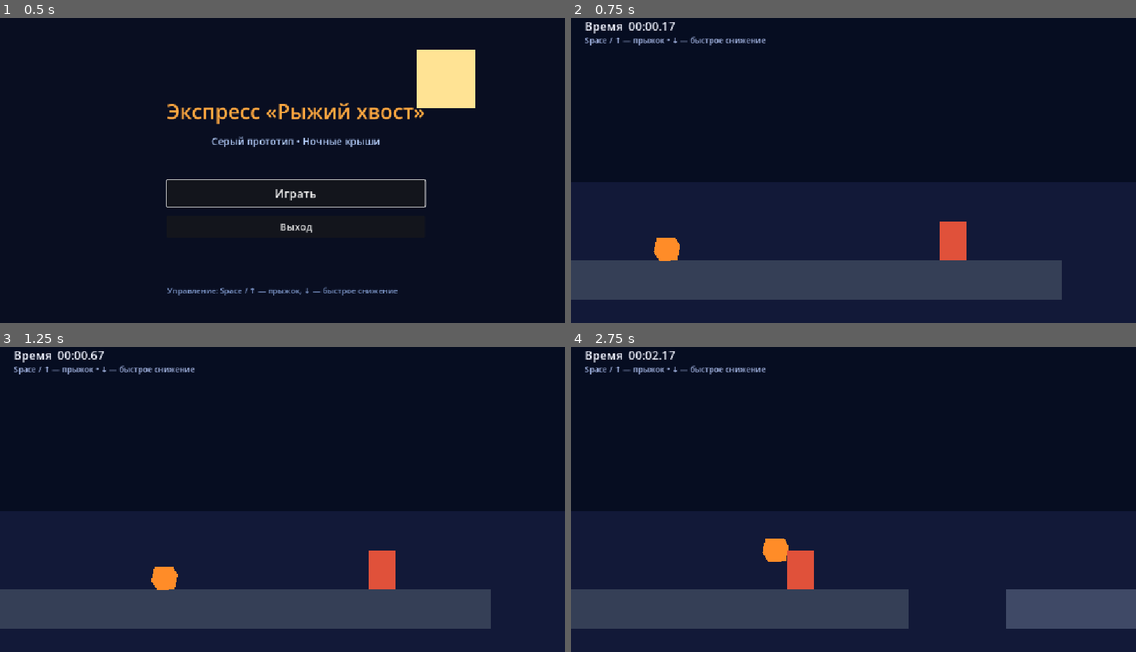
Above: before the commit, frames 1-4 (two rows, left to right).
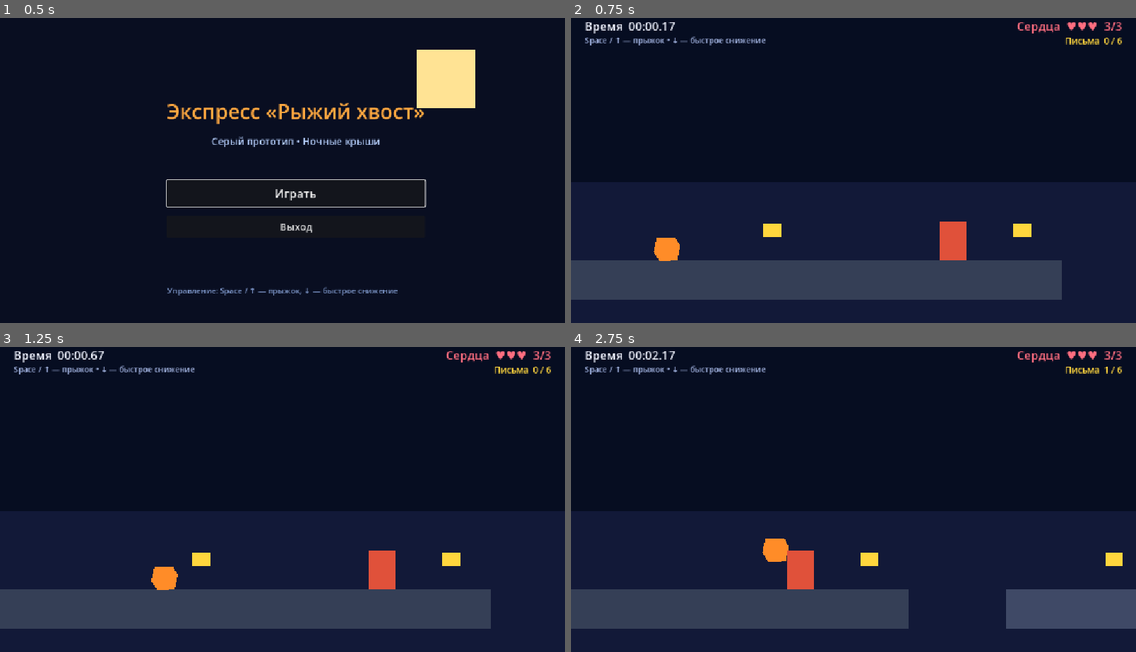
Above: after the commit, the same moments.

Repository: slug85/cat-game
Game: Godot game, scene res://scenes/main_menu.tscn
The game is run twice, just before and just after one commit, with the same random seed, the same clock (stepped at 60 frames per second) and the same inputs.
Inputs:
- Up to frame 1 (0.5 s): no input
- Up to frame 2 (0.75 s): click "Играть" at 0.5 s
- Up to frame 3 (1.25 s): no input
- Up to frame 4 (2.75 s): tap Enter (ui_accept) at 1.25, 2.1, 2.27, 2.57 s; hold Enter (ui_accept) 1.28-2.03 s; hold Up (ui_up) from 1.28 s (still down)

Frame 1 is identical in both runs. In frame 2, 0.7% of the frame differs, in the area x 34-98%, y 1-72%; in frame 3, 0.7%; in frame 4, 0.7%.

Commit message:
Add health collectibles and debug logging

Diff:
--- a/project.godot
+++ b/project.godot
@@ -18,6 +18,7 @@
 [autoload]
 
 GameState="*res://scripts/game_state.gd"
+DebugLog="*res://scripts/debug_log.gd"
 
 [display]
 
--- a/scenes/level_01.tscn
+++ b/scenes/level_01.tscn
@@ -1,7 +1,8 @@
-[gd_scene load_steps=9 format=3]
-
-[ext_resource type="Script" path="res://scripts/level_01.gd" id="1_level"]
-[ext_resource type="Script" path="res://scripts/player.gd" id="2_player"]
+[gd_scene format=3 uid="uid://c818w4vd56xuk"]
+
+[ext_resource type="Script" uid="uid://d2nb1d1rldevr" path="res://scripts/level_01.gd" id="1_level"]
+[ext_resource type="Script" uid="uid://7abpcspedoij" path="res://scripts/player.gd" id="2_player"]
+[ext_resource type="Script" uid="uid://h4dgac7bgn1p" path="res://scripts/collectible.gd" id="3_collectible"]
 
 [sub_resource type="RectangleShape2D" id="RoofShapeLong"]
 size = Vector2(1000, 80)
@@ -18,100 +19,206 @@
 [sub_resource type="RectangleShape2D" id="ObstacleShape"]
 size = Vector2(54, 80)
 
+[sub_resource type="RectangleShape2D" id="PuddleShape"]
+size = Vector2(112, 24)
+
+[sub_resource type="CircleShape2D" id="CollectibleShape"]
+radius = 18.0
+
 [sub_resource type="RectangleShape2D" id="FinishShape"]
 size = Vector2(36, 260)
 
-[node name="Level01" type="Node2D"]
+[node name="Level01" type="Node2D" unique_id=421862357]
 script = ExtResource("1_level")
 
-[node name="Background" type="CanvasLayer" parent="."]
+[node name="Background" type="CanvasLayer" parent="." unique_id=377721313]
 layer = -1
 
-[node name="Sky" type="ColorRect" parent="Background"]
+[node name="Sky" type="ColorRect" parent="Background" unique_id=979155621]
 offset_right = 1152.0
 offset_bottom = 648.0
 color = Color(0.025, 0.05, 0.13, 1)
 
-[node name="Horizon" type="ColorRect" parent="Background"]
+[node name="Horizon" type="ColorRect" parent="Background" unique_id=1616766204]
 offset_top = 360.0
 offset_right = 1152.0
 offset_bottom = 648.0
 color = Color(0.07, 0.1, 0.22, 1)
 
-[node name="RoofStart" type="StaticBody2D" parent="."]
+[node name="RoofStart" type="StaticBody2D" parent="." unique_id=1225398770]
 position = Vector2(500, 560)
 
-[node name="Visual" type="Polygon2D" parent="RoofStart"]
+[node name="Visual" type="Polygon2D" parent="RoofStart" unique_id=475863054]
+color = Color(0.21, 0.25, 0.34, 1)
 polygon = PackedVector2Array(-500, -40, 500, -40, 500, 40, -500, 40)
+
+[node name="CollisionShape2D" type="CollisionShape2D" parent="RoofStart" unique_id=1641387439]
+shape = SubResource("RoofShapeLong")
+
+[node name="RoofMiddle" type="StaticBody2D" parent="." unique_id=1556087532]
+position = Vector2(1650, 560)
+
+[node name="Visual" type="Polygon2D" parent="RoofMiddle" unique_id=1521858127]
+color = Color(0.25, 0.29, 0.4, 1)
+polygon = PackedVector2Array(-450, -40, 450, -40, 450, 40, -450, 40)
+
+[node name="CollisionShape2D" type="CollisionShape2D" parent="RoofMiddle" unique_id=671111047]
+shape = SubResource("RoofShapeMedium")
+
+[node name="RoofEnd" type="StaticBody2D" parent="." unique_id=244515489]
+position = Vector2(2700, 560)
+
+[node name="Visual" type="Polygon2D" parent="RoofEnd" unique_id=1642691476]
 color = Color(0.21, 0.25, 0.34, 1)
-
-[node name="CollisionShape2D" type="CollisionShape2D" parent="RoofStart"]
-shape = SubResource("RoofShapeLong")
-
-[node name="RoofMiddle" type="StaticBody2D" parent="."]
-position = Vector2(1650, 560)
-
-[node name="Visual" type="Polygon2D" parent="RoofMiddle"]
-polygon = PackedVector2Array(-450, -40, 450, -40, 450, 40, -450, 40)
-color = Color(0.25, 0.29, 0.4, 1)
-
-[node name="CollisionShape2D" type="CollisionShape2D" parent="RoofMiddle"]
-shape = SubResource("RoofShapeMedium")
-
-[node name="RoofEnd" type="StaticBody2D" parent="."]
-position = Vector2(2700, 560)
-
-[node name="Visual" type="Polygon2D" parent="RoofEnd"]
 polygon = PackedVector2Array(-460, -40, 460, -40, 460, 40, -460, 40)
-color = Color(0.21, 0.25, 0.34, 1)
-
-[node name="CollisionShape2D" type="CollisionShape2D" parent="RoofEnd"]
+
+[node name="CollisionShape2D" type="CollisionShape2D" parent="RoofEnd" unique_id=1701804267]
 shape = SubResource("RoofShapeEnd")
 
-[node name="Player" type="CharacterBody2D" parent="."]
+[node name="Player" type="CharacterBody2D" parent="." unique_id=846778430]
 position = Vector2(150, 480)
 script = ExtResource("2_player")
 
-[node name="Visual" type="Polygon2D" parent="Player"]
+[node name="Visual" type="Polygon2D" parent="Player" unique_id=2094352798]
+color = Color(1, 0.55, 0.16, 1)
 polygon = PackedVector2Array(-22, -24, 16, -24, 26, -8, 20, 22, -16, 24, -28, 5)
-color = Color(1, 0.55, 0.16, 1)
-
-[node name="CollisionShape2D" type="CollisionShape2D" parent="Player"]
+
+[node name="CollisionShape2D" type="CollisionShape2D" parent="Player" unique_id=1140248656]
 shape = SubResource("PlayerShape")
 
-[node name="Camera2D" type="Camera2D" parent="Player"]
+[node name="Camera2D" type="Camera2D" parent="Player" unique_id=1842116910]
 position = Vector2(180, 0)
-position_smoothing_enabled = true
-position_smoothing_speed = 6.0
 limit_left = 0
 limit_top = 0
 limit_right = 3500
 limit_bottom = 648
-
-[node name="Obstacle" type="StaticBody2D" parent="."]
+position_smoothing_enabled = true
+position_smoothing_speed = 6.0
+
+[node name="Obstacle" type="StaticBody2D" parent="." unique_id=547566337]
 position = Vector2(780, 480)
 
-[node name="Visual" type="Polygon2D" parent="Obstacle"]
+[node name="Visual" type="Polygon2D" parent="Obstacle" unique_id=538634190]
+color = Color(0.88, 0.32, 0.23, 1)
 polygon = PackedVector2Array(-27, -40, 27, -40, 27, 40, -27, 40)
-color = Color(0.88, 0.32, 0.23, 1)
-
-[node name="CollisionShape2D" type="CollisionShape2D" parent="Obstacle"]
+
+[node name="CollisionShape2D" type="CollisionShape2D" parent="Obstacle" unique_id=1725543337]
 shape = SubResource("ObstacleShape")
 
-[node name="FinishZone" type="Area2D" parent="."]
+[node name="DamagePuddle" type="Area2D" parent="." unique_id=214183658]
+position = Vector2(1840, 508)
+
+[node name="Visual" type="Polygon2D" parent="DamagePuddle" unique_id=1626521738]
+color = Color(0.83, 0.16, 0.25, 1)
+polygon = PackedVector2Array(-56, -12, 56, -12, 72, 0, 56, 12, -56, 12, -72, 0)
+
+[node name="CollisionShape2D" type="CollisionShape2D" parent="DamagePuddle" unique_id=1629940487]
+shape = SubResource("PuddleShape")
+
+[node name="Letter01" type="Area2D" parent="." unique_id=1696717969]
+position = Vector2(410, 458)
+script = ExtResource("3_collectible")
+
+[node name="Visual" type="Polygon2D" parent="Letter01" unique_id=1373872195]
+color = Color(1, 0.84, 0.24, 1)
+polygon = PackedVector2Array(-18, -13, 18, -13, 18, 13, -18, 13)
+
+[node name="CollisionShape2D" type="CollisionShape2D" parent="Letter01" unique_id=7095850]
+shape = SubResource("CollectibleShape")
+
+[node name="Letter02" type="Area2D" parent="." unique_id=1746623120]
+position = Vector2(920, 458)
+script = ExtResource("3_collectible")
+
+[node name="Visual" type="Polygon2D" parent="Letter02" unique_id=2114531610]
+color = Color(1, 0.84, 0.24, 1)
+polygon = PackedVector2Array(-18, -13, 18, -13, 18, 13, -18, 13)
+
+[node name="CollisionShape2D" type="CollisionShape2D" parent="Letter02" unique_id=1719091695]
+shape = SubResource("CollectibleShape")
+
+[node name="Letter03" type="Area2D" parent="." unique_id=1962282497]
+position = Vector2(1420, 458)
+script = ExtResource("3_collectible")
+
+[node name="Visual" type="Polygon2D" parent="Letter03" unique_id=755255017]
+color = Color(1, 0.84, 0.24, 1)
+polygon = PackedVector2Array(-18, -13, 18, -13, 18, 13, -18, 13)
+
+[node name="CollisionShape2D" type="CollisionShape2D" parent="Letter03" unique_id=962721342]
+shape = SubResource("CollectibleShape")
+
+[node name="Letter04" type="Area2D" parent="." unique_id=459756979]
+position = Vector2(1740, 458)
+script = ExtResource("3_collectible")
+
+[node name="Visual" type="Polygon2D" parent="Letter04" unique_id=2079673235]
+color = Color(1, 0.84, 0.24, 1)
+polygon = PackedVector2Array(-18, -13, 18, -13, 18, 13, -18, 13)
+
+[node name="CollisionShape2D" type="CollisionShape2D" parent="Letter04" unique_id=1498616099]
+shape = SubResource("CollectibleShape")
+
+[node name="Letter05" type="Area2D" parent="." unique_id=1761342957]
+position = Vector2(2080, 458)
+script = ExtResource("3_collectible")
+
+[node name="Visual" type="Polygon2D" parent="Letter05" unique_id=477640447]
+color = Color(1, 0.84, 0.24, 1)
+polygon = PackedVector2Array(-18, -13, 18, -13, 18, 13, -18, 13)
+
+[node name="CollisionShape2D" type="CollisionShape2D" parent="Letter05" unique_id=406887139]
+shape = SubResource("CollectibleShape")
+
+[node name="Letter06" type="Area2D" parent="." unique_id=987947571]
+position = Vector2(2700, 458)
+script = ExtResource("3_collectible")
+
+[node name="Visual" type="Polygon2D" parent="Letter06" unique_id=1375647574]
+color = Color(1, 0.84, 0.24, 1)
+polygon = PackedVector2Array(-18, -13, 18, -13, 18, 13, -18, 13)
+
+[node name="CollisionShape2D" type="CollisionShape2D" parent="Letter06" unique_id=1854199750]
+shape = SubResource("CollectibleShape")
+
+[node name="Fish01" type="Area2D" parent="." unique_id=336957646]
+position = Vector2(2390, 458)
+script = ExtResource("3_collectible")
+collectible_type = "fish"
+
+[node name="Visual" type="Polygon2D" parent="Fish01" unique_id=1399980693]
+color = Color(0.28, 0.88, 0.93, 1)
+polygon = PackedVector2Array(-22, 0, -8, -13, 12, -10, 22, 0, 12, 10, -8, 13)
+
+[node name="CollisionShape2D" type="CollisionShape2D" parent="Fish01" unique_id=367016545]
+shape = SubResource("CollectibleShape")
+
+[node name="Fish02" type="Area2D" parent="." unique_id=1405311842]
+position = Vector2(2800, 458)
+script = ExtResource("3_collectible")
+collectible_type = "fish"
+
+[node name="Visual" type="Polygon2D" parent="Fish02" unique_id=2045590172]
+color = Color(0.28, 0.88, 0.93, 1)
+polygon = PackedVector2Array(-22, 0, -8, -13, 12, -10, 22, 0, 12, 10, -8, 13)
+
+[node name="CollisionShape2D" type="CollisionShape2D" parent="Fish02" unique_id=812750762]
+shape = SubResource("CollectibleShape")
+
+[node name="FinishZone" type="Area2D" parent="." unique_id=840745779]
 position = Vector2(3000, 410)
 
-[node name="Visual" type="Polygon2D" parent="FinishZone"]
+[node name="Visual" type="Polygon2D" parent="FinishZone" unique_id=28981850]
+color = Color(0.3, 0.9, 0.48, 1)
 polygon = PackedVector2Array(-18, -130, 18, -130, 18, 130, -18, 130)
-color = Color(0.3, 0.9, 0.48, 1)
-
-[node name="CollisionShape2D" type="CollisionShape2D" parent="FinishZone"]
+
+[node name="CollisionShape2D" type="CollisionShape2D" parent="FinishZone" unique_id=1133976915]
 shape = SubResource("FinishShape")
 
-[node name="Interface" type="CanvasLayer" parent="."]
+[node name="Interface" type="CanvasLayer" parent="." unique_id=843953350]
 layer = 2
 
-[node name="TimerLabel" type="Label" parent="Interface"]
+[node name="TimerLabel" type="Label" parent="Interface" unique_id=2139682666]
 unique_name_in_owner = true
 offset_left = 28.0
 offset_top = 24.0
@@ -121,7 +228,41 @@
 theme_override_font_sizes/font_size = 24
 text = "Время  00:00.00"
 
-[node name="ControlsLabel" type="Label" parent="Interface"]
+[node name="HeartsLabel" type="Label" parent="Interface" unique_id=937923109]
+unique_name_in_owner = true
+offset_left = 820.0
+offset_top = 24.0
+offset_right = 1124.0
+offset_bottom = 58.0
+theme_override_colors/font_color = Color(1, 0.43, 0.5, 1)
+theme_override_font_sizes/font_size = 24
+text = "Сердца  ♥♥♥"
+horizontal_alignment = 2
+
+[node name="LettersLabel" type="Label" parent="Interface" unique_id=1790542576]
+unique_name_in_owner = true
+offset_left = 820.0
+offset_top = 58.0
+offset_right = 1124.0
+offset_bottom = 84.0
+theme_override_colors/font_color = Color(1, 0.84, 0.24, 1)
+theme_override_font_sizes/font_size = 18
+text = "Письма  0 / 0"
+horizontal_alignment = 2
+
+[node name="DamageLabel" type="Label" parent="Interface" unique_id=1495047958]
+unique_name_in_owner = true
+visible = false
+offset_left = 540.0
+offset_top = 130.0
+offset_right = 612.0
+offset_bottom = 180.0
+theme_override_colors/font_color = Color(1, 0.2, 0.28, 1)
+theme_override_font_sizes/font_size = 42
+text = "−1"
+horizontal_alignment = 1
+
+[node name="ControlsLabel" type="Label" parent="Interface" unique_id=1148893]
 offset_left = 28.0
 offset_top = 58.0
 offset_right = 500.0
@@ -130,40 +271,39 @@
 theme_override_font_sizes/font_size = 16
 text = "Space / ↑ — прыжок • ↓ — быстрое снижение"
 
-[node name="ResultPanel" type="PanelContainer" parent="Interface"]
+[node name="ResultPanel" type="PanelContainer" parent="Interface" unique_id=948698151]
 unique_name_in_owner = true
 offset_left = 376.0
 offset_top = 190.0
 offset_right = 776.0
 offset_bottom = 450.0
 
-[node name="Content" type="VBoxContainer" parent="Interface/ResultPanel"]
+[node name="Content" type="VBoxContainer" parent="Interface/ResultPanel" unique_id=1728974111]
 layout_mode = 2
 theme_override_constants/separation = 14
 alignment = 1
 
-[node name="ResultTitle" type="Label" parent="Interface/ResultPanel/Content"]
+[node name="ResultTitle" type="Label" parent="Interface/ResultPanel/Content" unique_id=1964817749]
 unique_name_in_owner = true
 layout_mode = 2
 theme_override_font_sizes/font_size = 28
 text = "Результат"
 horizontal_alignment = 1
 
-[node name="ResultDetails" type="Label" parent="Interface/ResultPanel/Content"]
+[node name="ResultDetails" type="Label" parent="Interface/ResultPanel/Content" unique_id=1820710138]
 unique_name_in_owner = true
 layout_mode = 2
 theme_override_font_sizes/font_size = 18
-text = ""
 horizontal_alignment = 1
 
-[node name="RetryButton" type="Button" parent="Interface/ResultPanel/Content"]
+[node name="RetryButton" type="Button" parent="Interface/ResultPanel/Content" unique_id=1461456165]
 unique_name_in_owner = true
 custom_minimum_size = Vector2(0, 44)
 layout_mode = 2
 theme_override_font_sizes/font_size = 18
 text = "Повторить"
 
-[node name="MenuButton" type="Button" parent="Interface/ResultPanel/Content"]
+[node name="MenuButton" type="Button" parent="Interface/ResultPanel/Content" unique_id=1479732363]
 unique_name_in_owner = true
 custom_minimum_size = Vector2(0, 40)
 layout_mode = 2
--- /dev/null
+++ b/scripts/collectible.gd
@@ -0,0 +1,26 @@
+extends Area2D
+class_name RunnerCollectible
+
+## Универсальный подбираемый предмет трассы.
+## Тип "letter" увеличивает счёт, тип "fish" восстанавливает здоровье.
+
+signal collected(collectible: Area2D)
+
+@export_enum("letter", "fish") var collectible_type := "letter"
+@export var amount := 1
+
+var is_collected := false
+
+
+func _ready() -> void:
+	add_to_group("collectibles")
+	body_entered.connect(_on_body_entered)
+
+
+func _on_body_entered(body: Node2D) -> void:
+	if is_collected or not body is CharacterBody2D:
+		return
+
+	is_collected = true
+	collected.emit(self)
+	queue_free()
--- /dev/null
+++ b/scripts/debug_log.gd
@@ -0,0 +1,20 @@
+extends Node
+
+## Единый журнал важных событий забега.
+## По умолчанию включён. Во время игры его можно переключать клавишей F3.
+
+var enabled := true
+
+
+func _input(event: InputEvent) -> void:
+	if event is InputEventKey and event.pressed and not event.echo and event.keycode == KEY_F3:
+		enabled = not enabled
+		print("[DEBUG][LOGGER] %s" % ("enabled" if enabled else "disabled"))
+
+
+func event(tag: String, details: String = "") -> void:
+	if not enabled:
+		return
+
+	var suffix := "" if details.is_empty() else " | %s" % details
+	print("[DEBUG][%s]%s" % [tag, suffix])
--- a/scripts/game_state.gd
+++ b/scripts/game_state.gd
@@ -10,6 +10,7 @@
 
 func _ready() -> void:
 	_load_best_time()
+	DebugLog.event("STATE", "best_time=%s" % format_time(best_time_seconds) if best_time_seconds >= 0.0 else "best_time=none")
 
 
 func register_finish_time(time_seconds: float) -> bool:
@@ -18,6 +19,7 @@
 
 	best_time_seconds = time_seconds
 	_save_best_time()
+	DebugLog.event("RECORD", "new_best=%s" % format_time(best_time_seconds))
 	return true
 
 
@@ -39,3 +41,4 @@
 	var config := ConfigFile.new()
 	config.set_value("records", "best_time_seconds", best_time_seconds)
 	config.save(SAVE_PATH)
+	DebugLog.event("STATE", "save_path=%s" % SAVE_PATH)
--- a/scripts/level_01.gd
+++ b/scripts/level_01.gd
@@ -4,9 +4,13 @@
 
 const FALL_Y := 760.0
 
-@onready var player: CharacterBody2D = $Player
+@onready var player: RunnerPlayer = $Player
 @onready var finish_zone: Area2D = $FinishZone
+@onready var damage_puddle: Area2D = $DamagePuddle
 @onready var timer_label: Label = %TimerLabel
+@onready var hearts_label: Label = %HeartsLabel
+@onready var letters_label: Label = %LettersLabel
+@onready var damage_label: Label = %DamageLabel
 @onready var result_panel: PanelContainer = %ResultPanel
 @onready var result_title: Label = %ResultTitle
 @onready var result_details: Label = %ResultDetails
@@ -15,46 +19,97 @@
 
 var elapsed_seconds := 0.0
 var is_run_active := true
+var letters_collected := 0
+var total_letters := 0
+var damage_feedback_remaining := 0.0
 
 
 func _ready() -> void:
 	finish_zone.body_entered.connect(_on_finish_zone_body_entered)
+	damage_puddle.body_entered.connect(_on_damage_puddle_body_entered)
+	player.health_changed.connect(_on_player_health_changed)
+	player.defeated.connect(_on_player_defeated)
 	retry_button.pressed.connect(_on_retry_pressed)
 	menu_button.pressed.connect(_on_menu_pressed)
+	_connect_collectibles()
 	result_panel.hide()
 	_update_timer_label()
+	_update_health_label(player.current_health, player.max_health)
+	_update_letters_label()
+	DebugLog.event("RUN", "start level=01")
 
 
 func _process(delta: float) -> void:
+	_update_damage_feedback(delta)
 	if not is_run_active:
 		return
 
 	elapsed_seconds += delta
 	_update_timer_label()
 	if player.global_position.y > FALL_Y:
-		_end_run(false)
+		_end_run(false, "fall")
 
 
 func _on_finish_zone_body_entered(body: Node2D) -> void:
 	if is_run_active and body == player:
+		DebugLog.event("FINISH_ZONE", "x=%.0f time=%s" % [player.global_position.x, GameState.format_time(elapsed_seconds)])
 		_end_run(true)
 
 
-func _end_run(is_victory: bool) -> void:
+func _on_damage_puddle_body_entered(body: Node2D) -> void:
+	if not is_run_active or body != player:
+		return
+
+	if player.take_damage():
+		DebugLog.event("DAMAGE", "source=puddle hearts=%d/%d x=%.0f" % [player.current_health, player.max_health, player.global_position.x])
+		_show_damage_feedback()
+
+
+func _on_player_health_changed(current_health: int, max_health: int) -> void:
+	_update_health_label(current_health, max_health)
+
+
+func _on_player_defeated() -> void:
+	if is_run_active:
+		_end_run(false, "health")
+
+
+func _connect_collectibles() -> void:
+	for collectible: RunnerCollectible in get_tree().get_nodes_in_group("collectibles"):
+		collectible.collected.connect(_on_collectible_collected)
+		if collectible.collectible_type == "letter":
+			total_letters += collectible.amount
+
+
+func _on_collectible_collected(collectible: RunnerCollectible) -> void:
+	if collectible.collectible_type == "letter":
+		letters_collected += collectible.amount
+		_update_letters_label()
+		DebugLog.event("COLLECT", "type=letter total=%d/%d x=%.0f" % [letters_collected, total_letters, collectible.global_position.x])
+	elif collectible.collectible_type == "fish":
+		var restored: int = player.heal(collectible.amount)
+		DebugLog.event("HEAL", "type=fish restored=%d hearts=%d/%d x=%.0f" % [restored, player.current_health, player.max_health, collectible.global_position.x])
+
+
+func _end_run(is_victory: bool, failure_reason: String = "") -> void:
 	is_run_active = false
 	player.set_physics_process(false)
 	result_panel.show()
 
 	if is_victory:
 		var is_new_record := GameState.register_finish_time(elapsed_seconds)
+		DebugLog.event("RUN", "finish time=%s new_record=%s" % [GameState.format_time(elapsed_seconds), is_new_record])
 		result_title.text = "Доставка завершена!"
-		result_details.text = "Время: %s\n%s" % [
+		result_details.text = "Время: %s\nПисьма: %d / %d\n%s" % [
 			GameState.format_time(elapsed_seconds),
+			letters_collected,
+			total_letters,
 			"Новый рекорд!" if is_new_record else "Лучшее время: %s" % GameState.format_time(GameState.best_time_seconds),
 		]
 	else:
-		result_title.text = "Курьер упал с крыши"
-		result_details.text = "Время забега: %s" % GameState.format_time(elapsed_seconds)
+		DebugLog.event("RUN", "failed reason=%s time=%s x=%.0f letters=%d/%d" % [failure_reason, GameState.format_time(elapsed_seconds), player.global_position.x, letters_collected, total_letters])
+		result_title.text = "У кота закончились сердца" if failure_reason == "health" else "Курьер упал с крыши"
+		result_details.text = "Время забега: %s\nПисьма: %d / %d" % [GameState.format_time(elapsed_seconds), letters_collected, total_letters]
 
 	retry_button.grab_focus()
 
@@ -63,9 +118,35 @@
 	timer_label.text = "Время  %s" % GameState.format_time(elapsed_seconds)
 
 
+func _update_health_label(current_health: int, max_health: int) -> void:
+	hearts_label.text = "Сердца  %s  %d/%d" % ["♥".repeat(current_health) + "♡".repeat(max_health - current_health), current_health, max_health]
+
+
+func _update_letters_label() -> void:
+	letters_label.text = "Письма  %d / %d" % [letters_collected, total_letters]
+
+
+func _show_damage_feedback() -> void:
+	damage_feedback_remaining = 0.8
+	damage_label.modulate.a = 1.0
+	damage_label.show()
+
+
+func _update_damage_feedback(delta: float) -> void:
+	if damage_feedback_remaining <= 0.0:
+		return
+
+	damage_feedback_remaining = max(0.0, damage_feedback_remaining - delta)
+	damage_label.modulate.a = damage_feedback_remaining / 0.8
+	if damage_feedback_remaining == 0.0:
+		damage_label.hide()
+
+
 func _on_retry_pressed() -> void:
+	DebugLog.event("MENU", "retry_level_01")
 	get_tree().reload_current_scene()
 
 
 func _on_menu_pressed() -> void:
+	DebugLog.event("MENU", "return_to_main_menu")
 	get_tree().change_scene_to_file("res://scenes/main_menu.tscn")
--- a/scripts/main_menu.gd
+++ b/scripts/main_menu.gd
@@ -10,11 +10,14 @@
 	play_button.pressed.connect(_on_play_pressed)
 	exit_button.pressed.connect(_on_exit_pressed)
 	play_button.grab_focus()
+	DebugLog.event("MENU", "opened")
 
 
 func _on_play_pressed() -> void:
+	DebugLog.event("MENU", "start_level_01")
 	get_tree().change_scene_to_file("res://scenes/level_01.tscn")
 
 
 func _on_exit_pressed() -> void:
+	DebugLog.event("MENU", "exit_requested")
 	get_tree().quit()
--- a/scripts/player.gd
+++ b/scripts/player.gd
@@ -1,15 +1,32 @@
 extends CharacterBody2D
+class_name RunnerPlayer
 
 ## Автоматически бегущий герой серого прототипа.
 ## Позже визуальный Polygon2D будет заменён на анимированный спрайт кота.
+
+signal health_changed(current_health: int, max_health: int)
+signal defeated
 
 @export var run_speed := 280.0
 @export var jump_velocity := -470.0
 @export var gravity := 1250.0
 @export var fast_fall_multiplier := 1.9
+@export var max_health := 3
+@export var invulnerability_duration := 1.0
+
+@onready var visual: Polygon2D = $Visual
+
+var current_health := 3
+var invulnerability_remaining := 0.0
+
+
+func _ready() -> void:
+	current_health = max_health
 
 
 func _physics_process(delta: float) -> void:
+	_update_invulnerability(delta)
+	var was_on_floor := is_on_floor()
 	velocity.x = run_speed
 
 	if not is_on_floor():
@@ -23,10 +40,48 @@
 
 	move_and_slide()
 
+	if is_on_floor() and not was_on_floor:
+		DebugLog.event("LAND", "x=%.0f" % global_position.x)
+
 
 func _is_jump_pressed() -> bool:
-	return Input.is_action_just_pressed("ui_accept") or Input.is_action_just_pressed("ui_up")
+	var jump_pressed := Input.is_action_just_pressed("ui_accept") or Input.is_action_just_pressed("ui_up")
+	if jump_pressed:
+		DebugLog.event("JUMP_INPUT", "x=%.0f" % global_position.x)
+	return jump_pressed
 
 
 func _is_jump_held() -> bool:
 	return Input.is_action_pressed("ui_accept") or Input.is_action_pressed("ui_up")
+
+
+func take_damage(amount: int = 1) -> bool:
+	if invulnerability_remaining > 0.0 or current_health <= 0:
+		return false
+
+	current_health = max(0, current_health - amount)
+	invulnerability_remaining = invulnerability_duration
+	health_changed.emit(current_health, max_health)
+	if current_health == 0:
+		defeated.emit()
+	return true
+
+
+func heal(amount: int = 1) -> int:
+	var health_before := current_health
+	current_health = min(max_health, current_health + amount)
+	var restored := current_health - health_before
+	if restored > 0:
+		health_changed.emit(current_health, max_health)
+	return restored
+
+
+func _update_invulnerability(delta: float) -> void:
+	if invulnerability_remaining <= 0.0:
+		visual.visible = true
+		return
+
+	invulnerability_remaining = max(0.0, invulnerability_remaining - delta)
+	visual.visible = int(invulnerability_remaining * 14.0) % 2 == 0
+	if invulnerability_remaining == 0.0:
+		visual.visible = true
Not shown, added: scripts/collectible.gd.uid
Not shown, added: scripts/debug_log.gd.uid
Not shown, changed: AGENTS.md
Not shown, changed: docs/technical/architecture.md
Not shown, added: docs/technical/debugging.md
Not shown, changed: docs/technical/file_map.md
